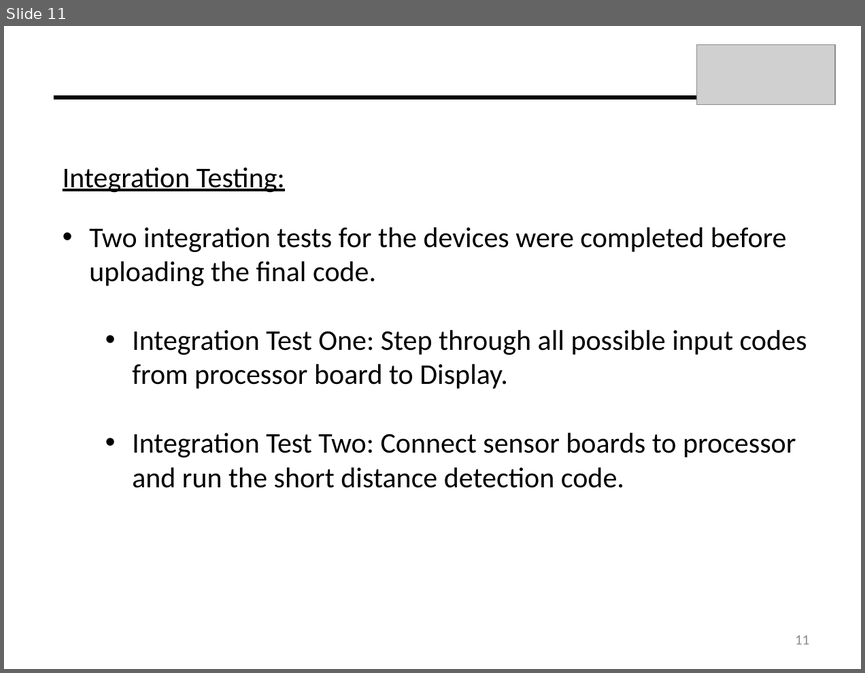
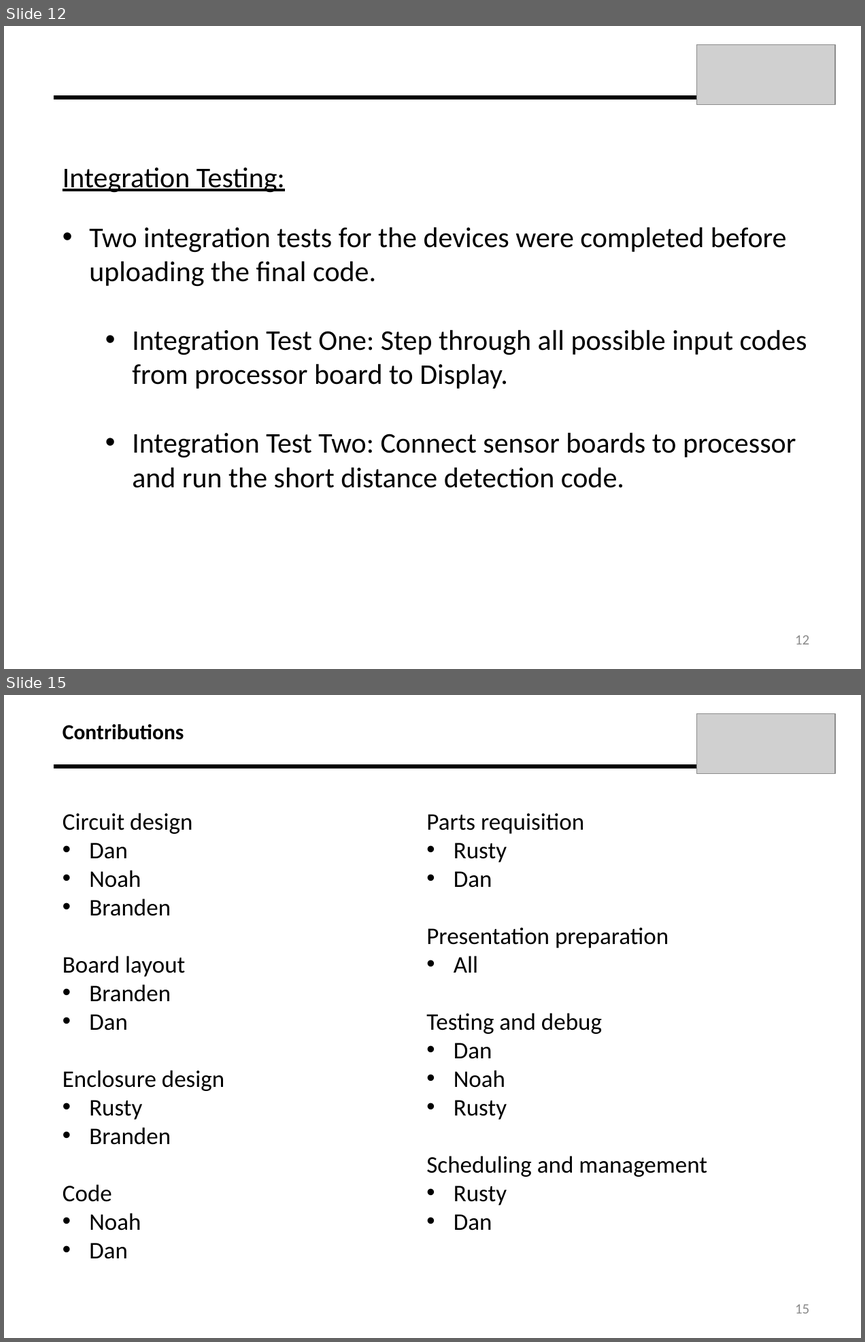
Before and after one commit to dfrister/Practicum2014, a slide deck: Presentation/T04_Presentation.pptx. Shown one above the other, each under a label of ours: slide 11 before the commit, slides 12 and 15 after it; the slides between them are not shown. The pictures are 865x673 and 865x1342 pixels, drawn with LibreOffice and Linux fonts; fonts in the diff are those of the drawing; grey boxes stand for pictures. Boxes give left, top, right and bottom in pixels: in the first picture for what was removed or moved away, otherwise in the second. Text is boxed around its words. In the diff, an @@ line names an element or a change of style, - is before the commit and + after.

```diff
--- a/Presentation/T04_Presentation.pptx
+++ b/Presentation/T04_Presentation.pptx
@@ slide 15 added at (4,695,861,1338), background #FFFFFF @@
@@ picture added at (696,714,835,774) @@
@@ text added at (62,724,184,740), 18 pt, text #000000, bold @@
+Contributions
@@ line added from (696, 766) to (54, 766), #000000 3 pt @@
@@ text added at (62,813,224,1259), 20 pt, text #000000 @@
+Circuit design
+• Dan
+• Noah
+• Branden
+Board layout
+• Branden
+• Dan
+Enclosure design
+• Rusty
+• Branden
+Code
+• Noah
+• Dan
@@ text added at (426,813,707,1230), 20 pt, text #000000 @@
+Parts requisition
+• Rusty
+• Dan
+Presentation preparation
+• All
+Testing and debug
+• Dan
+• Noah
+• Rusty
+Scheduling and management
+• Rusty
+• Dan
@@ page number added at (795,1304,809,1313), 12 pt, text #8C8C8C @@
+15
@@ what was slide 11 is now slide 12 @@
@@ page number at (795,635,809,644): text changed @@
-11
+12
```
Also in this commit, not shown: 2 slides changed, 5 other slides added, 5 slides removed, 5 other files.
